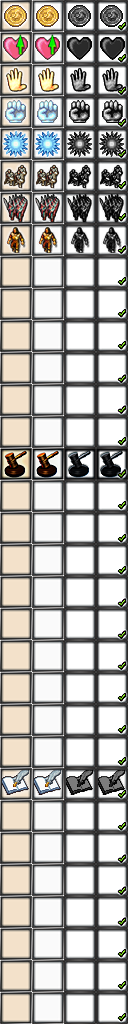
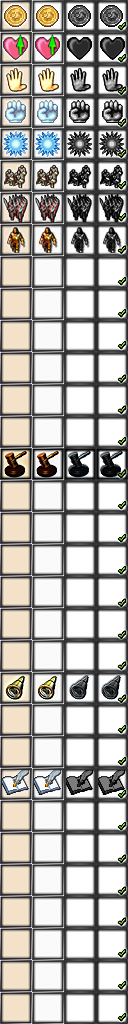
Revision of a layered 128 × 1024 image; what changed, layer by layer:
added layer "b_civil_university.png" above "Hintergrund" over [1, 672, 128, 704]
painted on "Hintergrund" (2nd of 2) over [1, 672, 128, 704]
